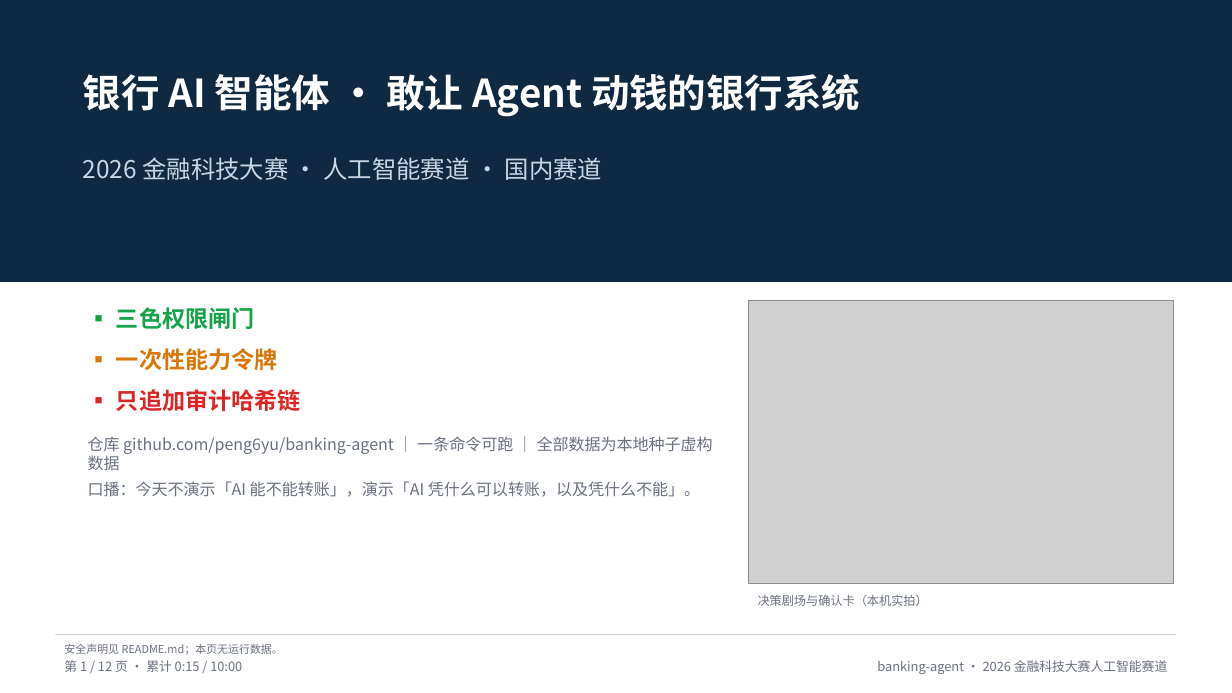
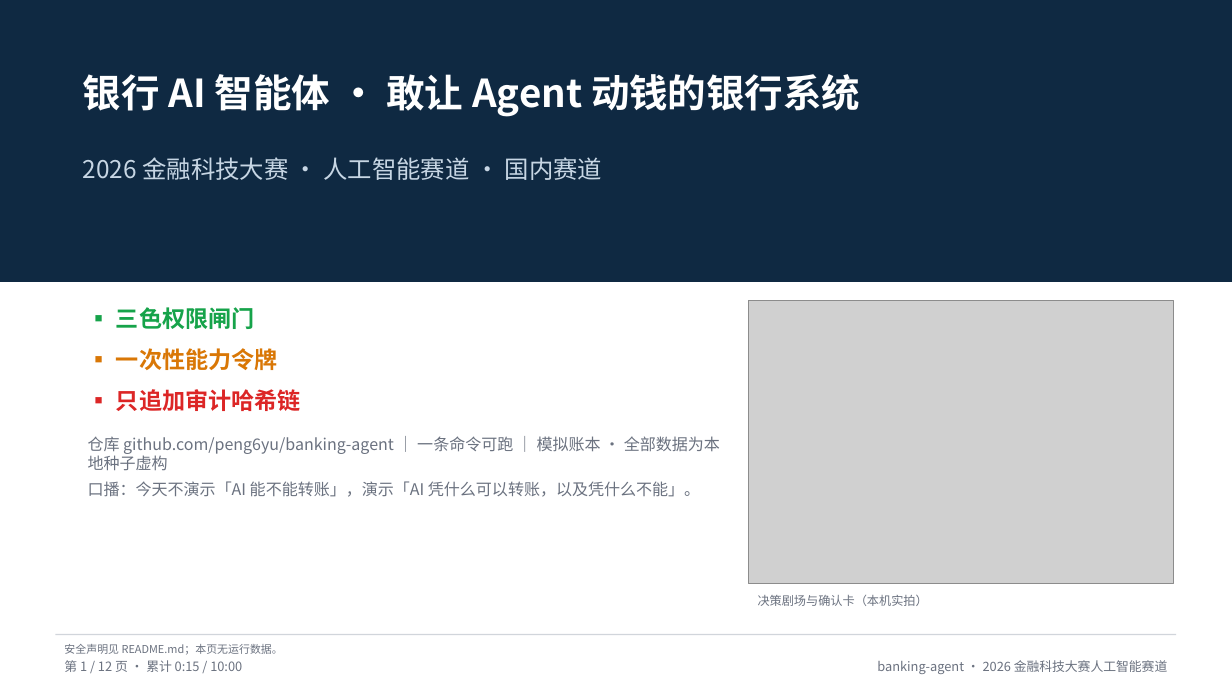
Before and after one commit to peng6yu/banking-agent, a slide deck: slide 1 of docs/交付/答辩PPT.pptx. Drawn at 1232x693 pixels with LibreOffice and Linux fonts; fonts in the diff are those of the drawing; grey boxes stand for pictures. Boxes give left, top, right and bottom in pixels: in the first picture for what was removed or moved away, otherwise in the second. Text is boxed around its words. In the diff, an @@ line names an element or a change of style, - is before the commit and + after.

```diff
--- a/docs/交付/答辩PPT.pptx
+++ b/docs/交付/答辩PPT.pptx
@@ text at [88,436,720,470]: text changed @@
-仓库 github.com/peng6yu/banking-agent ｜ 一条命令可跑 ｜ 全部数据为本地种子虚构数据
+仓库 github.com/peng6yu/banking-agent ｜ 一条命令可跑 ｜ 模拟账本 · 全部数据为本地种子虚构
```
Also in this commit, not shown: 11 other slides changed, 8 other files.
